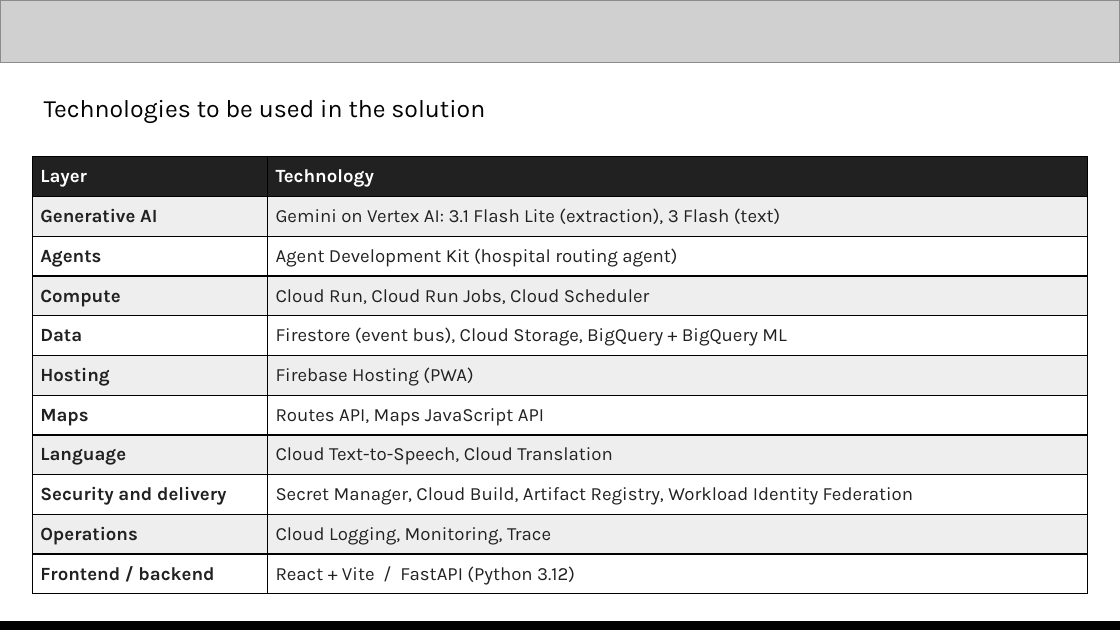
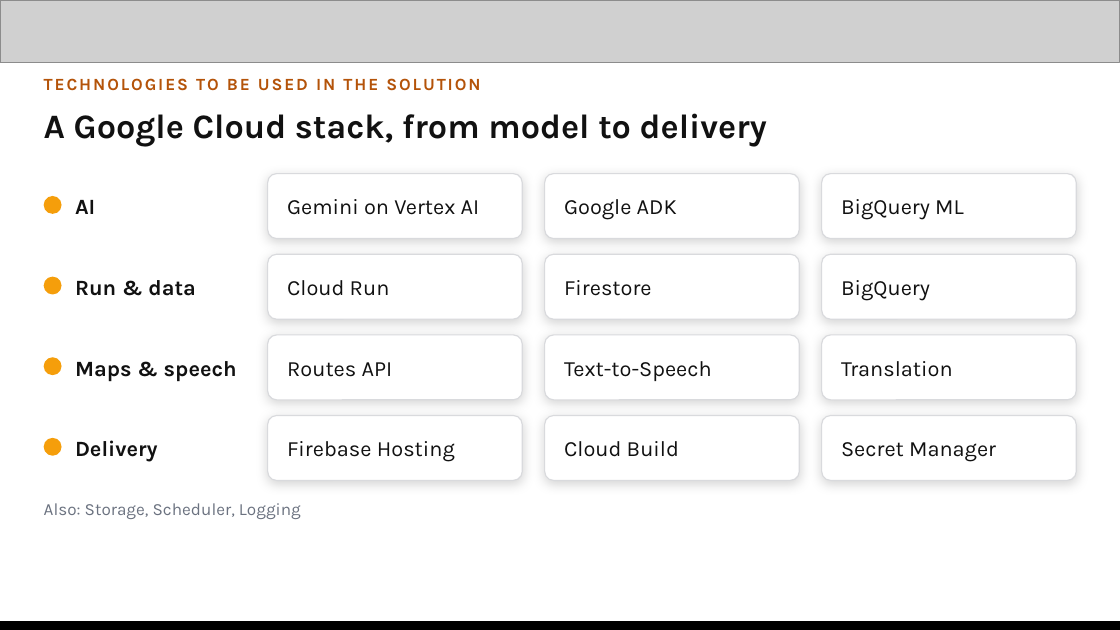
Before and after one commit to Nandish3010/ideal-disco, a slide deck: slide 9 of deck/Green-Corridor-Submission.pptx. Drawn at 1120x630 pixels with LibreOffice and Linux fonts; fonts in the diff are those of the drawing; grey boxes stand for pictures. Boxes give left, top, right and bottom in pixels: in the first picture for what was removed or moved away, otherwise in the second. Text is boxed around its words. In the diff, an @@ line names an element or a change of style, - is before the commit and + after.

```diff
--- a/deck/Green-Corridor-Submission.pptx
+++ b/deck/Green-Corridor-Submission.pptx
@@ text at box(44, 78, 480, 91): text changed; size 16 to 11 pt; text colour #000000 to #B45309; bold on @@
-Technologies to be used in the solution
+TECHNOLOGIES TO BE USED IN THE SOLUTION
@@ text added at box(44, 113, 767, 147), 22 pt, text #111111, bold @@
+A Google Cloud stack, from model to delivery
@@ table removed at box(32, 157, 1088, 594), 11 rows, 2 columns @@
-Layer | Technology
-Generative AI | Gemini on Vertex AI: 3.1 Flash Lite (extraction), 3 Flash (text)
-Agents | Agent Development Kit (hospital routing agent)
-Compute | Cloud Run, Cloud Run Jobs, Cloud Scheduler
-Data | Firestore (event bus), Cloud Storage, BigQuery + BigQuery ML
-Hosting | Firebase Hosting (PWA)
-Maps | Routes API, Maps JavaScript API
-Language | Cloud Text-to-Speech, Cloud Translation
-Security and delivery | Secret Manager, Cloud Build, Artifact Registry, Workload Identity Federation
-Operations | Cloud Logging, Monitoring, Trace
-Frontend / backend | React + Vite / FastAPI (Python 3.12)
@@ rounded rectangle added at box(268, 174, 522, 239), fill #FFFFFF, outline #D9DADD 0.75 pt, 14 pt, text #111111 @@
+Gemini on Vertex AI
@@ rounded rectangle added at box(544, 174, 799, 239), fill #FFFFFF, outline #D9DADD 0.75 pt, 14 pt, text #111111 @@
+Google ADK
@@ rounded rectangle added at box(822, 174, 1076, 239), fill #FFFFFF, outline #D9DADD 0.75 pt, 14 pt, text #111111 @@
+BigQuery ML
@@ ellipse added at box(44, 196, 62, 214), fill #F59E0B @@
@@ text added at box(75, 200, 95, 214), 14 pt, text #111111, bold @@
+AI
@@ rounded rectangle added at box(268, 254, 522, 319), fill #FFFFFF, outline #D9DADD 0.75 pt, 14 pt, text #111111 @@
+Cloud Run
@@ rounded rectangle added at box(544, 254, 799, 319), fill #FFFFFF, outline #D9DADD 0.75 pt, 14 pt, text #111111 @@
+Firestore
@@ rounded rectangle added at box(822, 254, 1076, 319), fill #FFFFFF, outline #D9DADD 0.75 pt, 14 pt, text #111111 @@
+BigQuery
@@ ellipse added at box(44, 277, 62, 295), fill #F59E0B @@
@@ text added at box(75, 280, 195, 296), 14 pt, text #111111, bold @@
+Run & data
@@ ellipse added at box(44, 357, 62, 375), fill #F59E0B @@
@@ rounded rectangle added at box(268, 335, 522, 400), fill #FFFFFF, outline #D9DADD 0.75 pt, 14 pt, text #111111 @@
+Routes API
@@ rounded rectangle added at box(544, 335, 799, 400), fill #FFFFFF, outline #D9DADD 0.75 pt, 14 pt, text #111111 @@
+Text-to-Speech
@@ rounded rectangle added at box(822, 335, 1076, 400), fill #FFFFFF, outline #D9DADD 0.75 pt, 14 pt, text #111111 @@
+Translation
@@ text added at box(75, 361, 237, 382), 14 pt, text #111111, bold @@
+Maps & speech
@@ rounded rectangle added at box(268, 416, 522, 480), fill #FFFFFF, outline #D9DADD 0.75 pt, 14 pt, text #111111 @@
+Firebase Hosting
@@ rounded rectangle added at box(544, 416, 799, 480), fill #FFFFFF, outline #D9DADD 0.75 pt, 14 pt, text #111111 @@
+Cloud Build
@@ rounded rectangle added at box(822, 416, 1076, 480), fill #FFFFFF, outline #D9DADD 0.75 pt, 14 pt, text #111111 @@
+Secret Manager
@@ ellipse added at box(44, 438, 62, 456), fill #F59E0B @@
@@ text added at box(75, 440, 158, 462), 14 pt, text #111111, bold @@
+Delivery
@@ text added at box(44, 503, 301, 519), 11 pt, text #6B7280 @@
+Also: Storage, Scheduler, Logging
```
Also in this commit, not shown: 10 other slides changed, 2 slides added, 2 slides removed, 11 other files.
